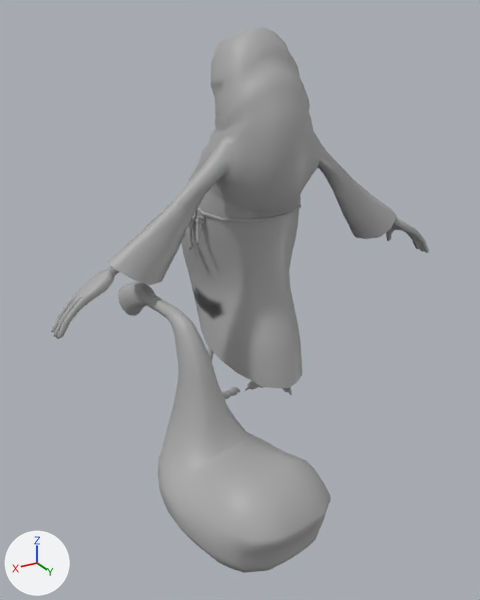
Before and after pictures for a commit that changed the FBX model Assets/Art/Characters/Mommotti/Animation/Rough Animations/Anim_Mommotti_Idle_Rough.fbx.
Rendered twice from a 50 mm camera at (1.62, 2.62, 1.87) aimed at (0.24, 0.34, 0.73). Arrows for +X, +Y and +Z are at lower left; the lights stay in place. Where no turn or scale is listed for an object, it has been applied to the vertices.

The first picture shows 'Mommotti_ControlsV2_Oskar:Mommotti', 'Mommotti_ControlsV2_Oskar:Mommotti_Sack_LocatorV2_other1:MommottiSack'.
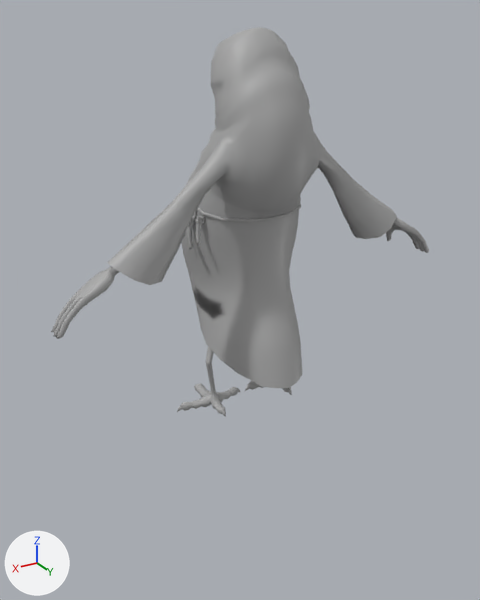
Pixel boxes (x1, y1, x2, y2) of what changed, in the pictures (480 x 600 px):
'Mommotti_ControlsV2_Oskar:Mommotti_Sack_LocatorV2_other1:MommottiSack', deleted
    before: (118, 282, 331, 573)

Diff of the bpy script that builds the scene:
```diff
--- a/Assets/Art/Characters/Mommotti/Animation/Rough Animations/Anim_Mommotti_Idle_Rough.fbx.py
+++ b/Assets/Art/Characters/Mommotti/Animation/Rough Animations/Anim_Mommotti_Idle_Rough.fbx.py
@@ ob_mommotti_controlsv2_oskar_mommotti_sack_locatorv2_other1_mommottisack @@
-ob_mommotti_controlsv2_oskar_mommotti_sack_locatorv2_other1_mommottisack = bpy.data.objects.new('Mommotti_ControlsV2_Oskar:Mommotti_Sack_LocatorV2_other1:MommottiSack', me_mesh_001)
-ob_mommotti_controlsv2_oskar_mommotti_sack_locatorv2_other1_mommottisack.location = (0.581, 0.271, 0.748)
```
